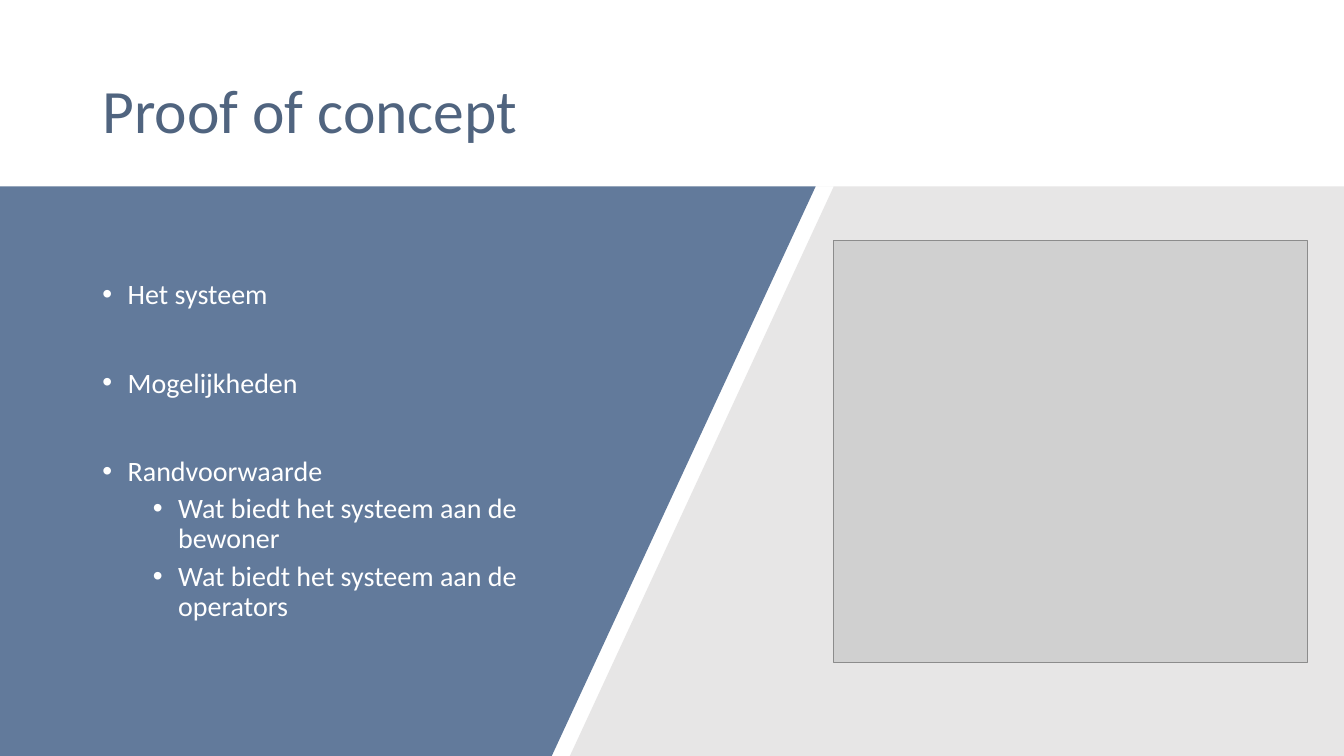
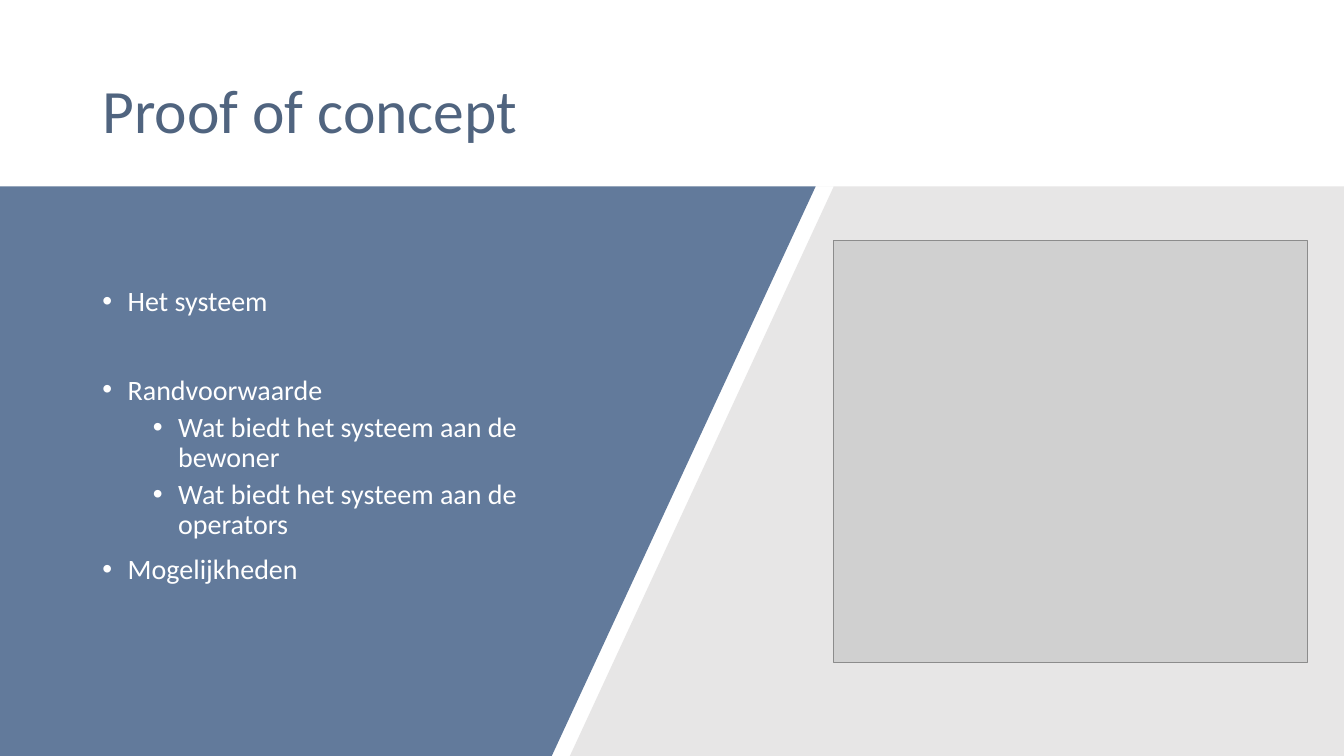
Before and after one commit to wouter503/IDP, a slide deck: slide 10 of Plan van aanpak/presentatie.pptx. Drawn at 1344x756 pixels with LibreOffice and Linux fonts; fonts in the diff are those of the drawing; grey boxes stand for pictures. Boxes give left, top, right and bottom in pixels: in the first picture for what was removed or moved away, otherwise in the second. Text is boxed around its words. In the diff, an @@ line names an element or a change of style, - is before the commit and + after.

Commit message:
correctie

```diff
--- a/Plan van aanpak/presentatie.pptx
+++ b/Plan van aanpak/presentatie.pptx
@@ text at (x1=128, y1=373, x2=298, y2=398): paragraph removed @@
-• Mogelijkheden
@@ text at (x1=128, y1=559, x2=298, y2=584): paragraph added @@
+• Mogelijkheden
```
